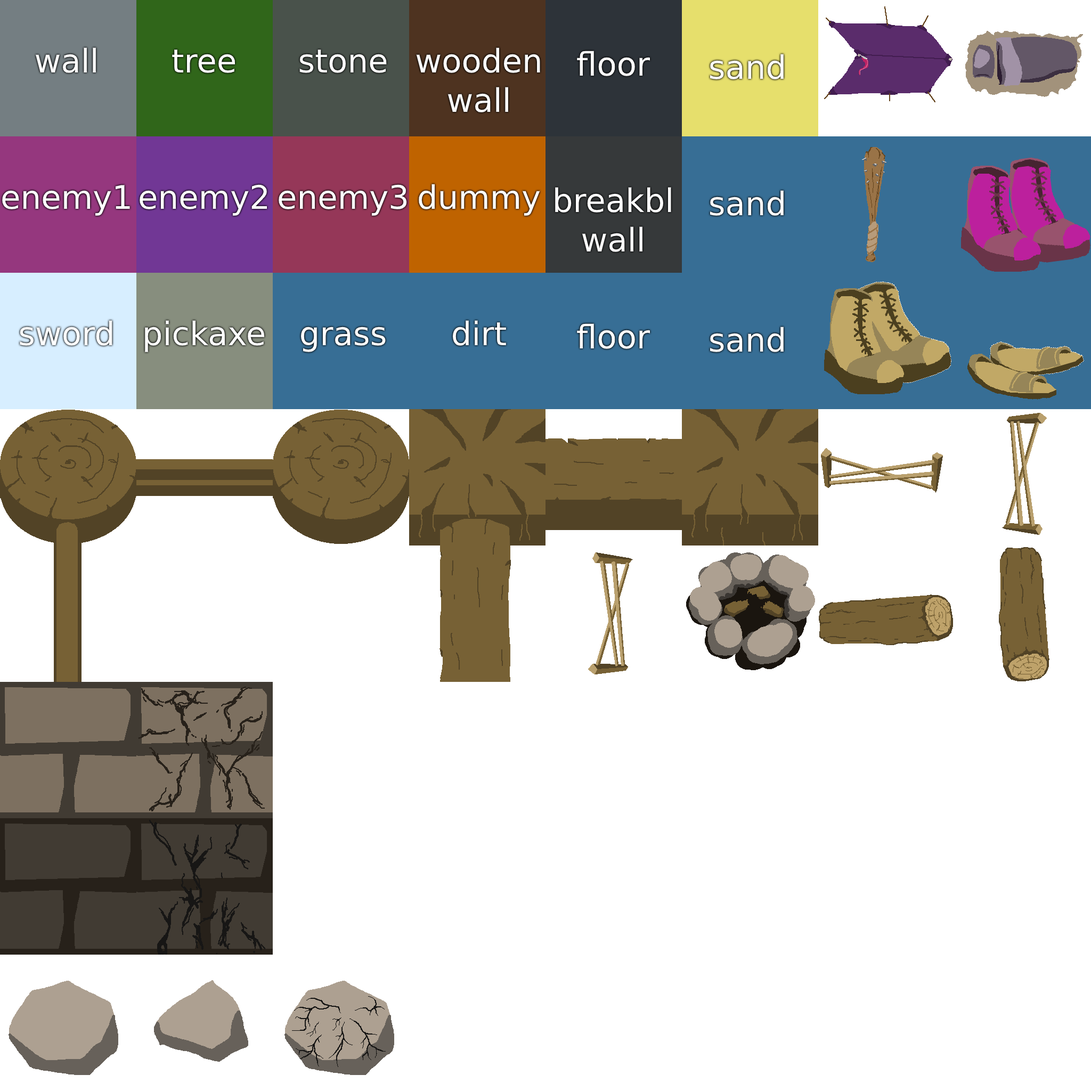
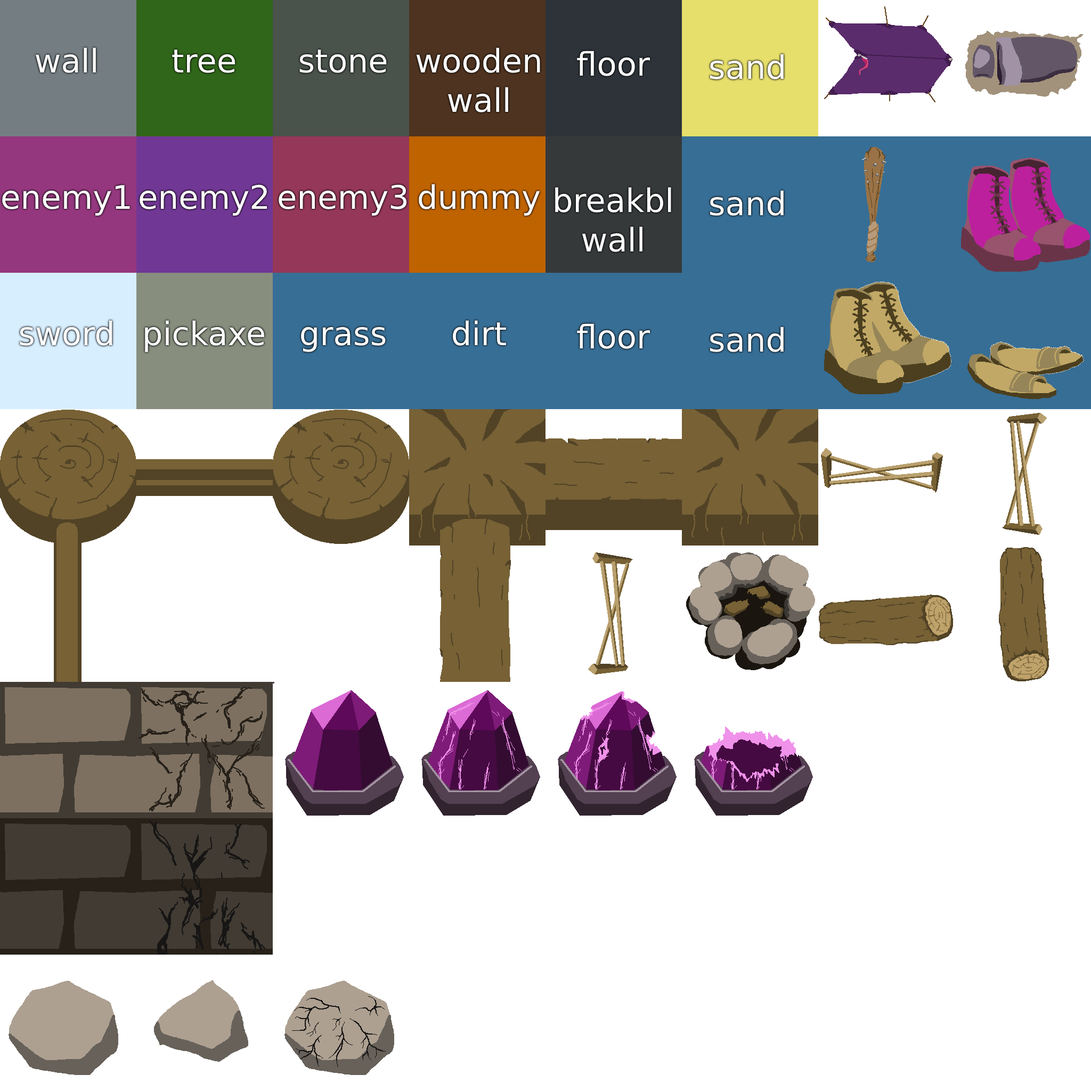
Layers edited between the first and the second 1091 × 1091 image:
added layer "Layer 22" above "Layer 10" over [272, 682, 814, 816]
